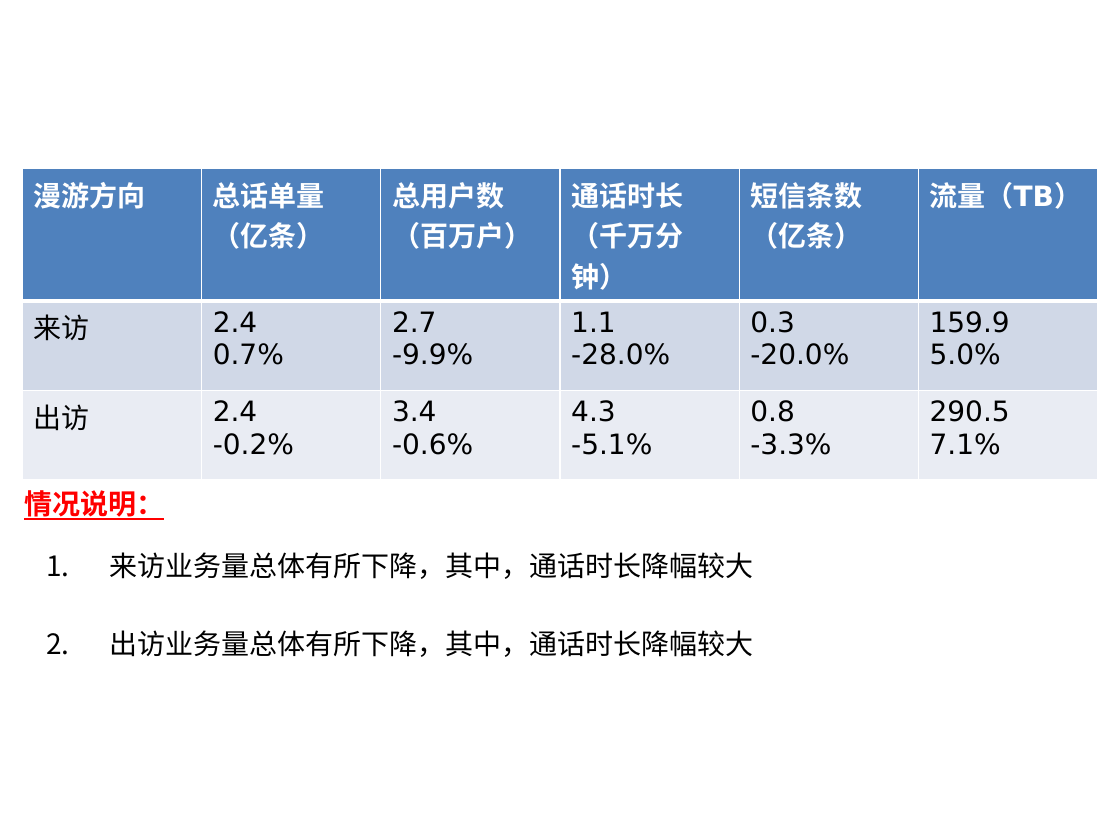
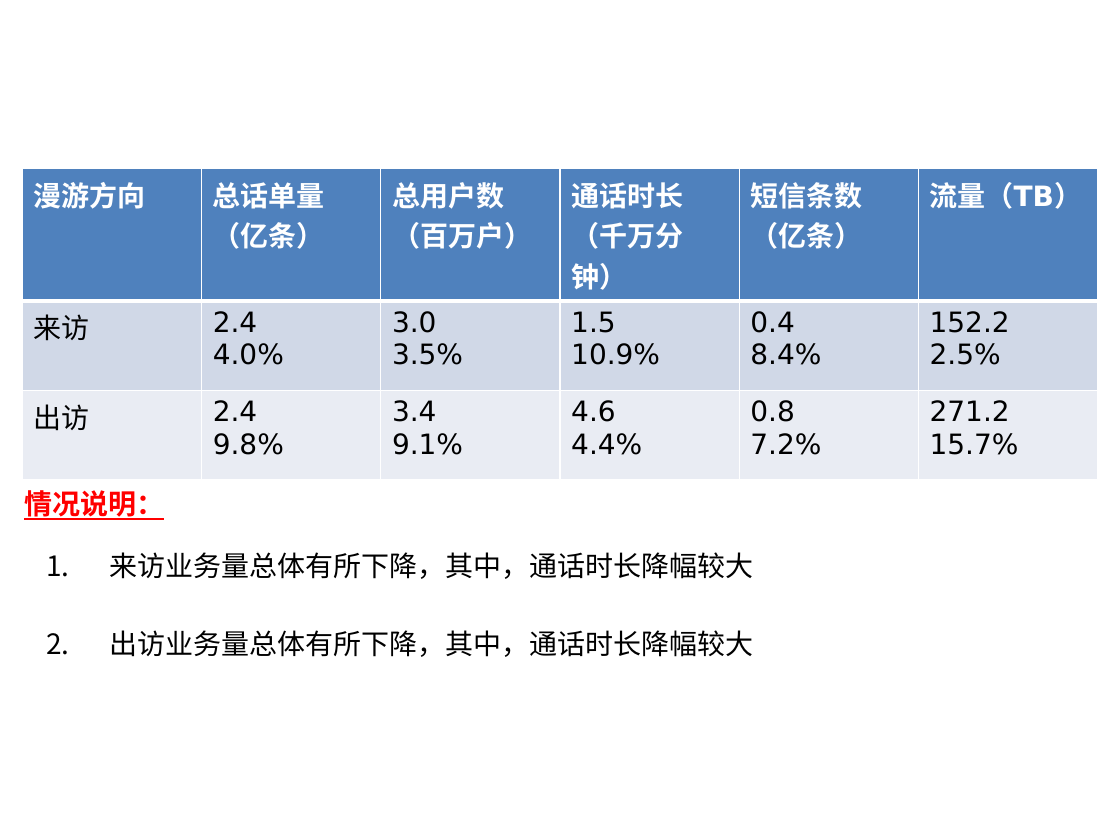
Before and after one commit to zsu13579/pptgen, a slide deck: slide 1 of dist/report1.pptx. Drawn at 1120x840 pixels with LibreOffice and Linux fonts; fonts in the diff are those of the drawing; background and template pictures are left out. Boxes give left, top, right and bottom in pixels: in the first picture for what was removed or moved away, otherwise in the second. Text is boxed around its words. In the diff, an @@ line names an element or a change of style, - is before the commit and + after.

```diff
--- a/dist/report1.pptx
+++ b/dist/report1.pptx
@@ table at box(22, 168, 1098, 459) @@
-row 2: 来访 | 2.4 0.7% | 2.7 -9.9% | 1.1 -28.0% | 0.3 -20.0% | 159.9 5.0%
+row 2: 来访 | 2.4 4.0% | 3.0 3.5% | 1.5 10.9% | 0.4 8.4% | 152.2 2.5%
-row 3: 出访 | 2.4 -0.2% | 3.4 -0.6% | 4.3 -5.1% | 0.8 -3.3% | 290.5 7.1%
+row 3: 出访 | 2.4 9.8% | 3.4 9.1% | 4.6 4.4% | 0.8 7.2% | 271.2 15.7%
```
Also in this commit, not shown: 13 other slides changed, 5 other files.
